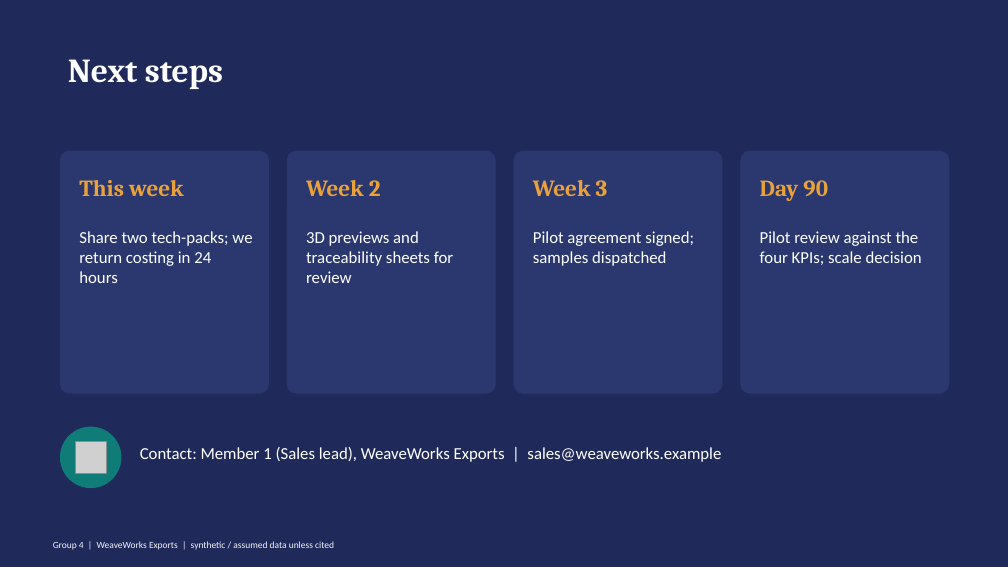
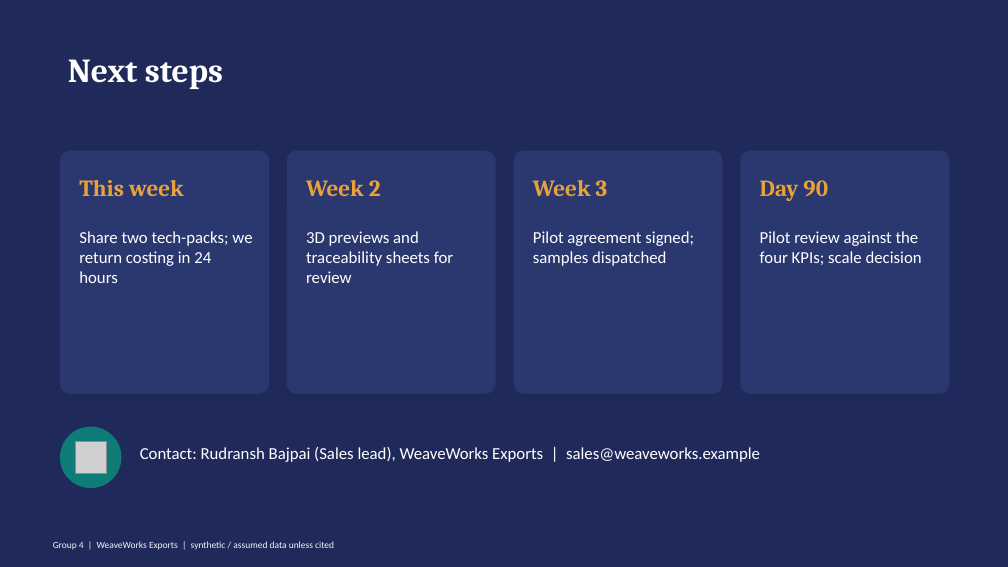
Before and after one commit to RudyDoody/GenAI, a slide deck: slide 9 of 02_Build/P5_Sales/B2B_Proposal_Deck_Nordlicht.pptx. Drawn at 1008x567 pixels with LibreOffice and Linux fonts; fonts in the diff are those of the drawing; grey boxes stand for pictures. Boxes give left, top, right and bottom in pixels: in the first picture for what was removed or moved away, otherwise in the second. Text is boxed around its words. In the diff, an @@ line names an element or a change of style, - is before the commit and + after.

```diff
--- a/02_Build/P5_Sales/B2B_Proposal_Deck_Nordlicht.pptx
+++ b/02_Build/P5_Sales/B2B_Proposal_Deck_Nordlicht.pptx
@@ text at box(140, 447, 760, 462): text changed @@
-Contact: Member 1 (Sales lead), WeaveWorks Exports | sales@weaveworks.example
+Contact: Rudransh Bajpai (Sales lead), WeaveWorks Exports | sales@weaveworks.example
```
Also in this commit, not shown: 29 other files.
